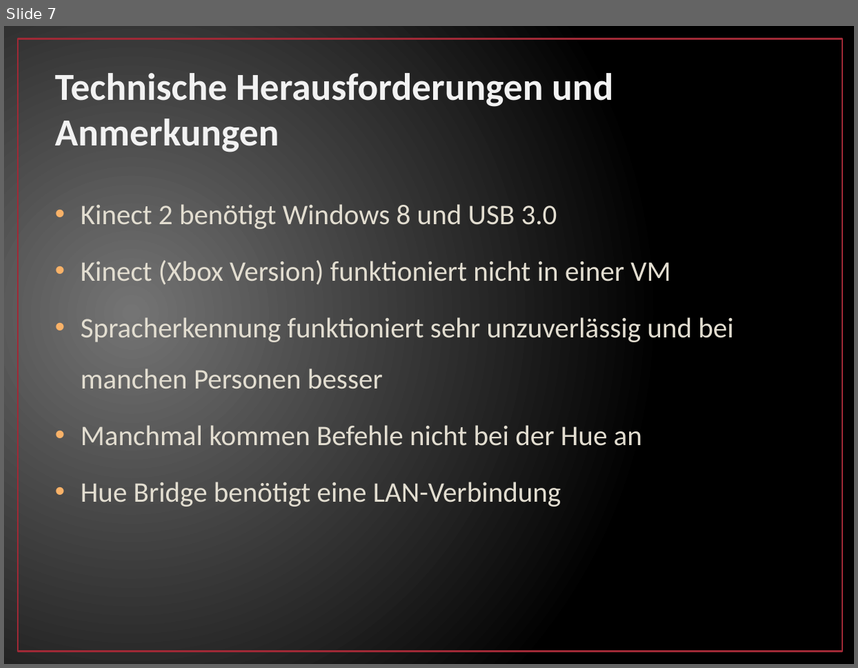
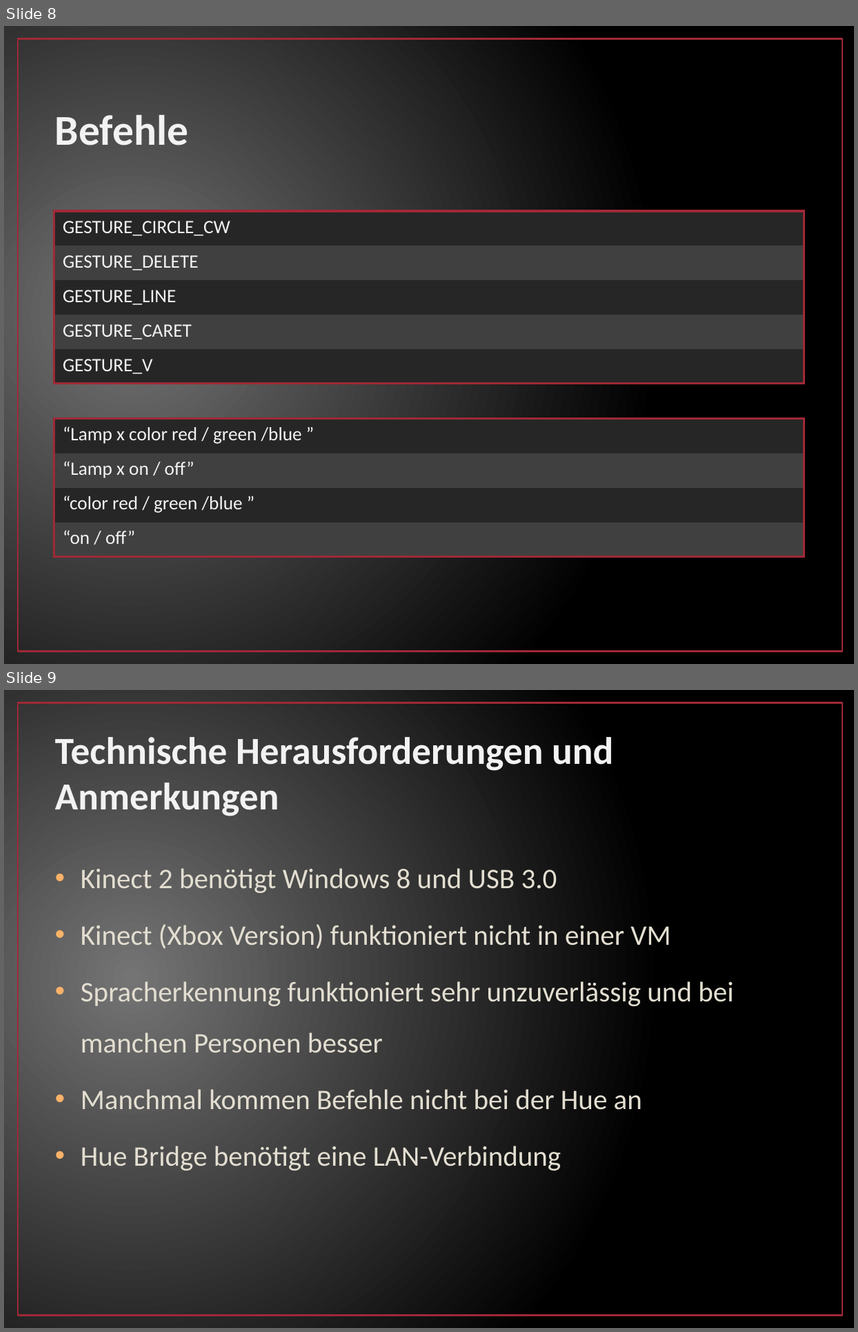
Before and after one commit to fgrebe/GestureContolForHue, a slide deck: doc/Gesture Control for Philips Hue.pptx. Shown one above the other, each under a label of ours: slide 7 before the commit, slides 8 and 9 after it. The pictures are 858x668 and 858x1332 pixels, drawn with LibreOffice and Linux fonts; fonts in the diff are those of the drawing. Boxes give left, top, right and bottom in pixels: in the first picture for what was removed or moved away, otherwise in the second. Text is boxed around its words. In the diff, an @@ line names an element or a change of style, - is before the commit and + after.

```diff
--- a/doc/Gesture Control for Philips Hue.pptx
+++ b/doc/Gesture Control for Philips Hue.pptx
@@ slide 8 added at <box>4,26,854,664</box>, background gradient #747474 to #000000; not listed: 1 template element that a slide beside it also shows @@
@@ title added at <box>55,115,189,145</box>, 36 pt, text #F2F2F2, bold @@
+Befehle
@@ table added at <box>54,212,804,384</box>, 5 rows, 2 columns @@
+GESTURE_CIRCLE_CW | 
+GESTURE_DELETE | 
+GESTURE_LINE | 
+GESTURE_CARET | 
+GESTURE_V | 
@@ table added at <box>54,419,804,557</box>, 4 rows, 2 columns @@
+“Lamp x color red / green /blue ” | 
+“Lamp x on / off” | 
+“color red / green /blue ” | 
+“on / off” | 
@@ what was slide 7 is now slide 9 @@
```
Also in this commit, not shown: 1 slide changed, 1 other slide added.
